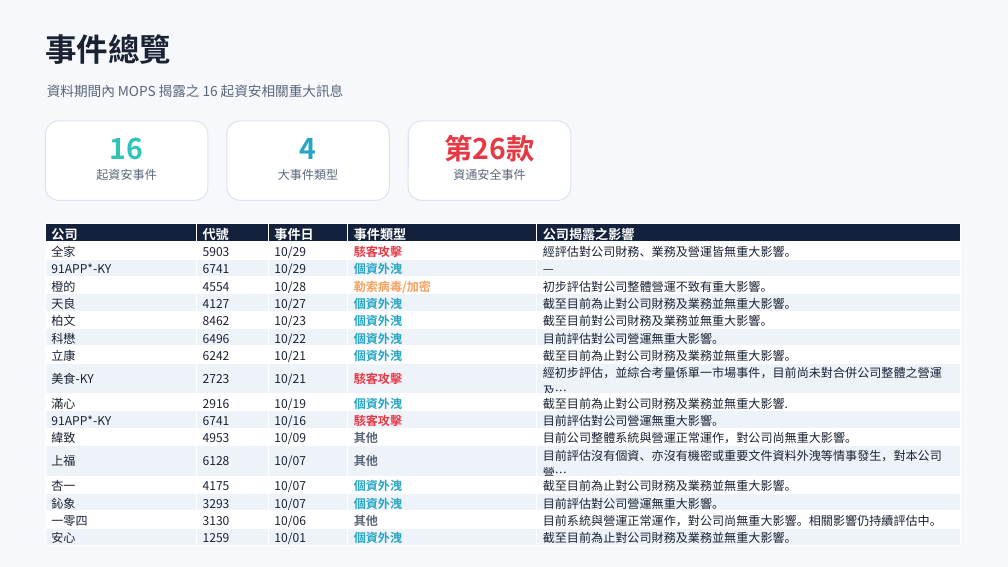
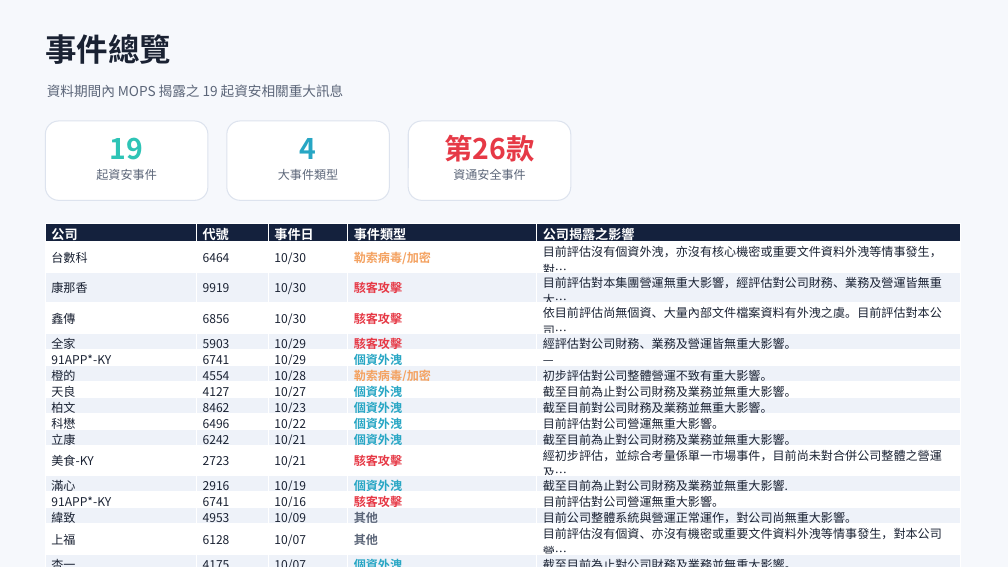
Before and after one commit to Johnnylin77/mops-isec-monitor, a slide deck: slide 2 of 資安事件因應分析.pptx. Drawn at 1008x567 pixels with LibreOffice and Linux fonts; fonts in the diff are those of the drawing. Boxes give left, top, right and bottom in pixels: in the first picture for what was removed or moved away, otherwise in the second. Text is boxed around its words. In the diff, an @@ line names an element or a change of style, - is before the commit and + after.

Commit message:
MOPS report: 2026-10-31

```diff
--- a/資安事件因應分析.pptx
+++ b/資安事件因應分析.pptx
@@ text at [47, 84, 344, 97]: text changed @@
-資料期間內 MOPS 揭露之 16 起資安相關重大訊息
+資料期間內 MOPS 揭露之 19 起資安相關重大訊息
@@ text at [110, 137, 143, 160]: text changed @@
-16
+19
@@ table at [45, 223, 960, 558] @@
+row 2: 台數科 | 6464 | 10/30 | 勒索病毒/加密 | 目前評估沒有個資外洩，亦沒有核心機密或重要文件資料外洩等情事發生，對…
+row 3: 康那香 | 9919 | 10/30 | 駭客攻擊 | 目前評估對本集團營運無重大影響，經評估對公司財務、業務及營運皆無重大…
+row 4: 鑫傳 | 6856 | 10/30 | 駭客攻擊 | 依目前評估尚無個資、大量內部文件檔案資料有外洩之虞。目前評估對本公司…
```
Also in this commit, not shown: 7 other slides changed, 1 slide added, 2 other files.
